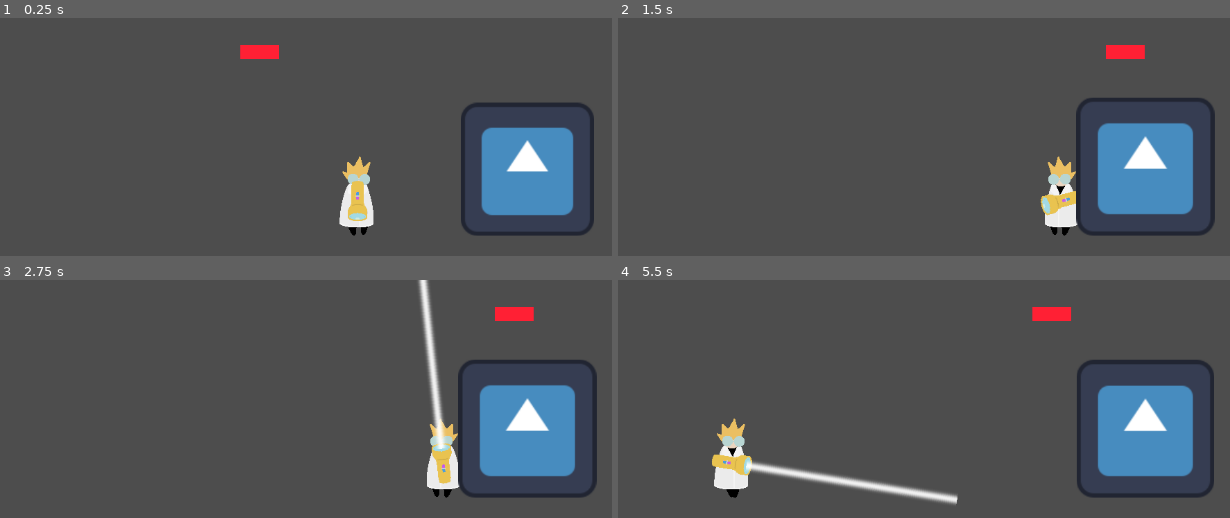
Above: before the commit, frames 1-4 (two rows, left to right).
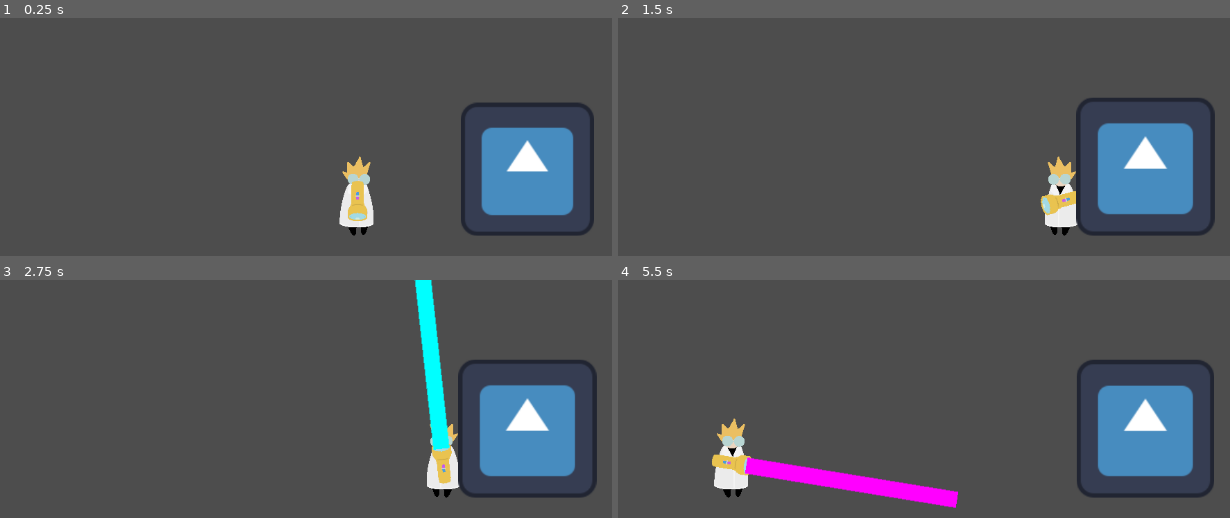
Above: after the commit, the same moments.

Repository: rafesholler/GMTK-2024
Game: Godot game, scene res://Testing/Scenes and Scripts/test_scene.tscn
Two runs of this game, one before a commit and one after it. Both use one fixed random seed, a clock stepped at 60 frames per second and the inputs below. The engine's default icon, where the game draws it, is replaced by a stand-in: a white triangle on a blue panel in a dark square.
Inputs (mouse positions are in pixels of both pictures, inside the frame that each line leads up to):
- Up to frame 1 (0.25 s): no input
- Up to frame 2 (1.5 s): tap Enter (ui_accept) at 0.5 s; move the mouse to (1150, 220) at 0.52 s; hold D (Right) 0.53-1.28 s; hold E (Enlarge) 0.53-1.28 s; click (1150, 220) at 0.67 s; tap Space (Jump) at 0.77 s; tap Q (Shrink) at 0.8, 1.35 s; move the mouse to (outside the picture) at 1.27 s; hold S from 1.28 s (still down)
- Up to frame 3 (2.75 s): tap Space (Jump) at 1.52 s; tap E (Enlarge) at 1.55 s; move the mouse to (434, 406) at 2.02 s; release S at 2.03 s; hold D (Right) from 2.03 s (still down); hold E (Enlarge) from 2.03 s (still down); tap Q (Shrink) at 2.3 s
- Up to frame 4 (5.5 s): tap Enter (ui_accept) at 2.75 s; move the mouse to (outside the picture) at 2.77 s; release D (Right) at 2.78 s; release E (Enlarge) at 2.78 s; hold W 2.78-3.53 s; tap Q (Shrink) at 2.85, 3.8 s; click (outside the picture) at 2.92 s; tap Space (Jump) at 3.02, 3.77, 4.52 s; tap E (Enlarge) at 3.05, 4.35 s; move the mouse to (outside the picture) at 3.52 s; hold F 3.53-4.28 s; hold A (Left) 3.53-5.03 s; move the mouse to (734, 437) at 4.27 s; move the mouse to (1015, 503) at 5.02 s; hold S from 5.03 s (still down); hold Q (Shrink) from 5.03 s (still down); click (1015, 503) at 5.17 s

The runs differ from the first frame. In frame 1, 0.4% of the frame differs, in the area x 39-46%, y 11-18%; in frame 2, 0.4%; in frame 3, 2.4%; in frame 4, 2.9%, in the area x 17-75%, y 11-96%.

Commit message:
Finished Gun

Diff:
--- a/Testing/Scenes and Scripts/test_scene.tscn
+++ b/Testing/Scenes and Scripts/test_scene.tscn
@@ -1,8 +1,7 @@
-[gd_scene load_steps=8 format=3 uid="uid://co8rsnuockbov"]
+[gd_scene load_steps=7 format=3 uid="uid://co8rsnuockbov"]
 
 [ext_resource type="Texture2D" uid="uid://c2q1xsr57u5cx" path="res://icon.svg" id="1_ayw5p"]
 [ext_resource type="PackedScene" uid="uid://ba400k2p67nde" path="res://characters/player.tscn" id="1_cjr63"]
-[ext_resource type="PackedScene" uid="uid://4efd2udq0sdi" path="res://characters/tiny/fly.tscn" id="4_hqwsi"]
 [ext_resource type="Script" path="res://Testing/Scenes and Scripts/object.gd" id="5_10vdb"]
 
 [sub_resource type="RectangleShape2D" id="RectangleShape2D_b1oc0"]
@@ -19,6 +18,7 @@
 [node name="Camera2D" type="Camera2D" parent="."]
 
 [node name="Player" parent="." instance=ExtResource("1_cjr63")]
+weight = 400
 
 [node name="Object" type="RigidBody2D" parent="."]
 position = Vector2(245, -124)
@@ -50,8 +50,5 @@
 position = Vector2(-1.5, 0)
 shape = SubResource("RectangleShape2D_owr45")
 
-[node name="Fly" parent="." instance=ExtResource("4_hqwsi")]
-position = Vector2(-161, -275)
-
 [connection signal="area_entered" from="Object/Area2D" to="Object" method="_on_area_2d_area_entered"]
 [connection signal="area_exited" from="Object/Area2D" to="Object" method="_on_area_2d_area_exited"]
--- a/characters/player.gd
+++ b/characters/player.gd
@@ -70,12 +70,12 @@
 		Global.ray_mode = "shrink"
 		$Raygun/Ray.visible = true
 		$Raygun/Ray.monitorable = true
-		$Raygun/Ray/Beam.material.set("shader_paramater/shift_color",Color(255,0,255,150))
+		$Raygun/Ray/Beam.material.set("shader_parameter/shift_color",Color(255,0,255,150))
 	elif Input.is_action_pressed("Enlarge"):
 		Global.ray_mode = "enlarge"
 		$Raygun/Ray.visible = true
 		$Raygun/Ray.monitorable = true
-		$Raygun/Ray/Beam.material.set("shader_paramater/shift_color",Color(0,255,255,150))
+		$Raygun/Ray/Beam.material.set("shader_parameter/shift_color",Color(0,255,255,150))
 	else:
 		$Raygun/Ray.visible = false
 		$Raygun/Ray.monitorable = false
